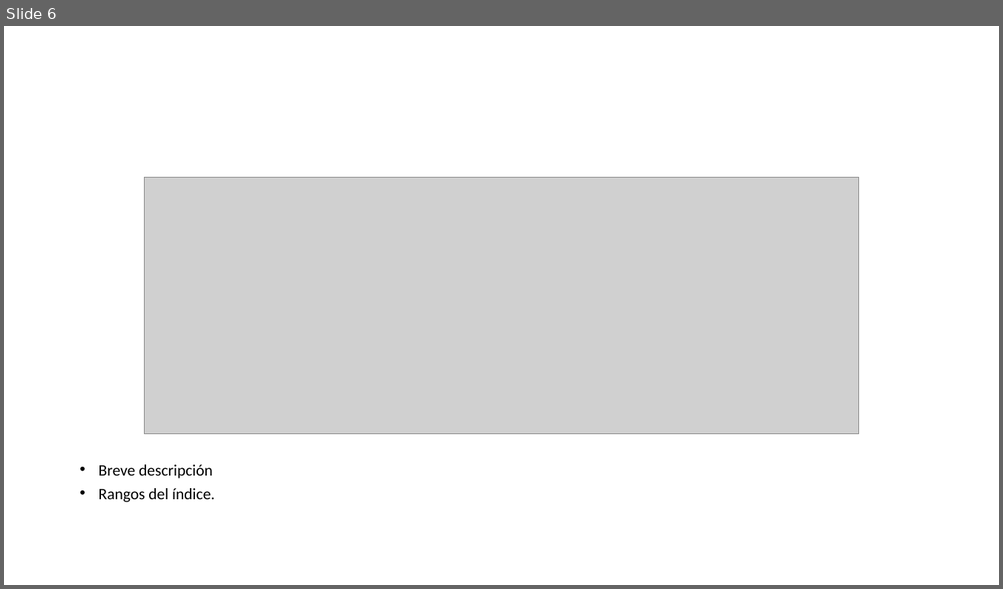
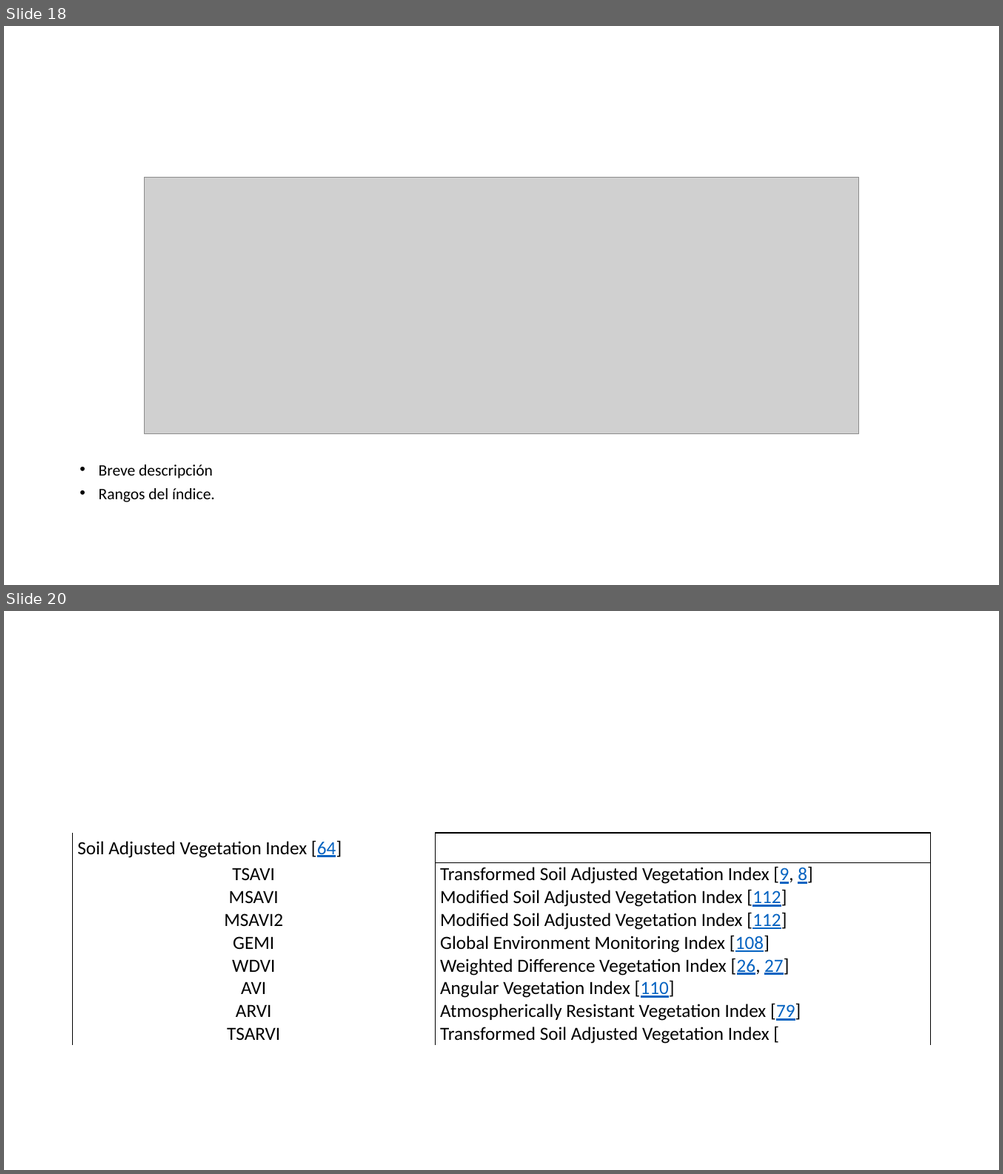
Before and after one commit to Sud-Austral/DATA-AGRO, a slide deck: Diseño/Chile/Indices_App_19_10.pptx. Shown one above the other, each under a label of ours: slide 6 before the commit, slides 18 and 20 after it; the slides between them are not shown. The pictures are 1003x589 and 1003x1174 pixels, drawn with LibreOffice and Linux fonts; fonts in the diff are those of the drawing; grey boxes stand for pictures. Boxes give left, top, right and bottom in pixels: in the first picture for what was removed or moved away, otherwise in the second. Text is boxed around its words. In the diff, an @@ line names an element or a change of style, - is before the commit and + after.

```diff
--- a/Diseño/Chile/Indices_App_19_10.pptx
+++ b/Diseño/Chile/Indices_App_19_10.pptx
@@ slide 20 added at <box>4,611,999,1170</box>, background #FFFFFF @@
@@ table added at <box>73,833,930,1047</box>, 9 rows, 2 columns @@
+Soil Adjusted Vegetation Index [64] | 
+TSAVI | Transformed Soil Adjusted Vegetation Index [9, 8]
+MSAVI | Modified Soil Adjusted Vegetation Index [112]
+MSAVI2 | Modified Soil Adjusted Vegetation Index [112]
+GEMI | Global Environment Monitoring Index [108]
+WDVI | Weighted Difference Vegetation Index [26, 27]
+AVI | Angular Vegetation Index [110]
+ARVI | Atmospherically Resistant Vegetation Index [79]
+TSARVI | Transformed Soil Adjusted Vegetation Index [
@@ what was slide 6 is now slide 18 @@
```
Also in this commit, not shown: 1 slide changed, 16 other slides added, 30 other files.
